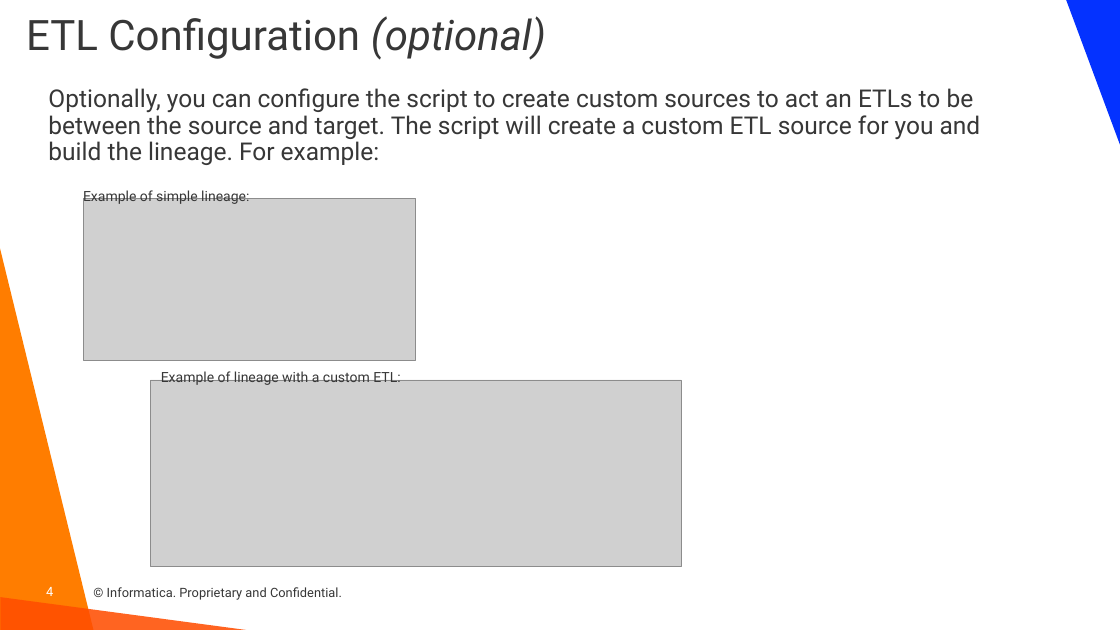
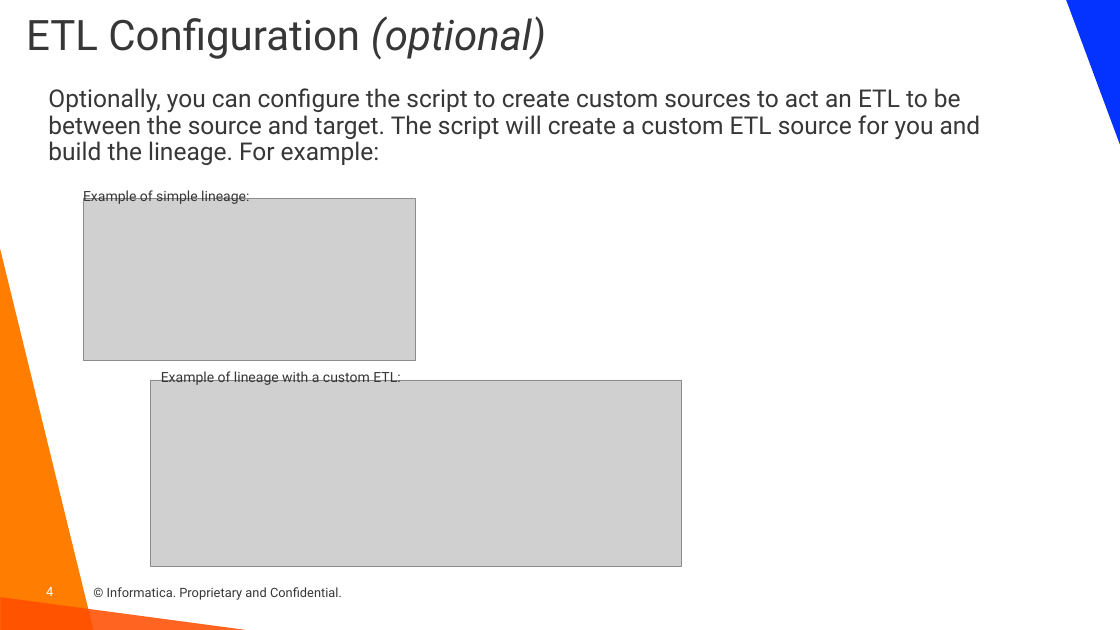
Before and after one commit to haystraw/Informatica_Custom_Lineage_Creator, a slide deck: slide 4 of Custom Lineage Creator.pptx. Drawn at 1120x630 pixels with LibreOffice and Linux fonts; fonts in the diff are those of the drawing; grey boxes stand for pictures; background and template pictures are left out. Boxes give left, top, right and bottom in pixels: in the first picture for what was removed or moved away, otherwise in the second. Text is boxed around its words. In the diff, an @@ line names an element or a change of style, - is before the commit and + after.

```diff
--- a/Custom Lineage Creator.pptx
+++ b/Custom Lineage Creator.pptx
@@ text at bbox=[48, 88, 981, 165]: text changed @@
-Optionally, you can configure the script to create custom sources to act an ETLs to be between the source and target. The script will create a custom ETL source for you and build the lineage. For example:
+Optionally, you can configure the script to create custom sources to act an ETL to be between the source and target. The script will create a custom ETL source for you and build the lineage. For example:
```
Also in this commit, not shown: 2 other slides changed, 3 slides added, 1 other file.
